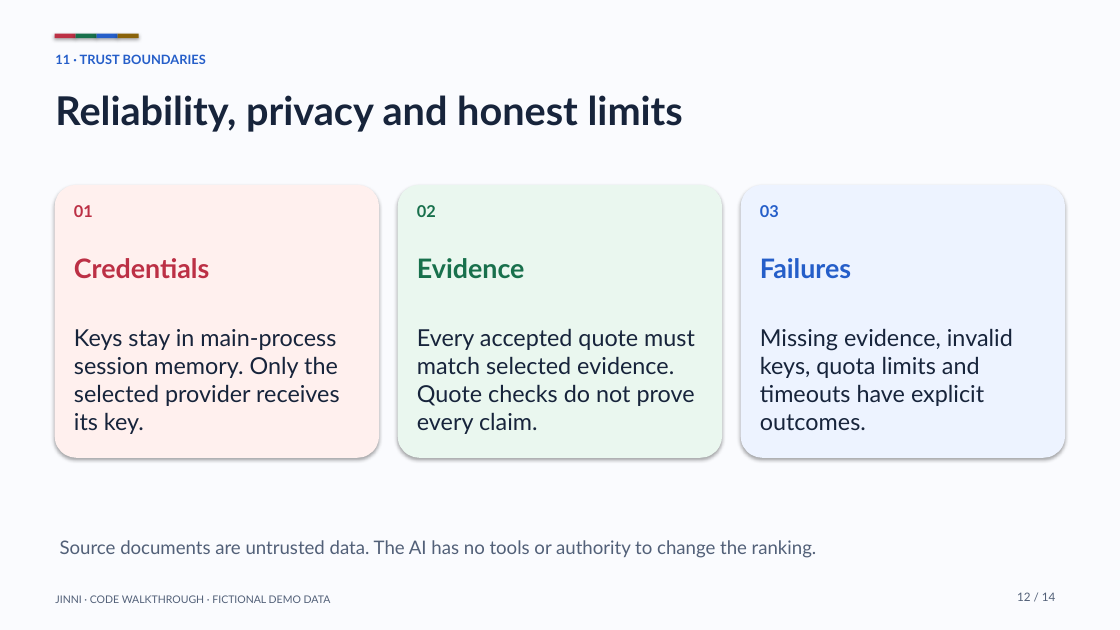
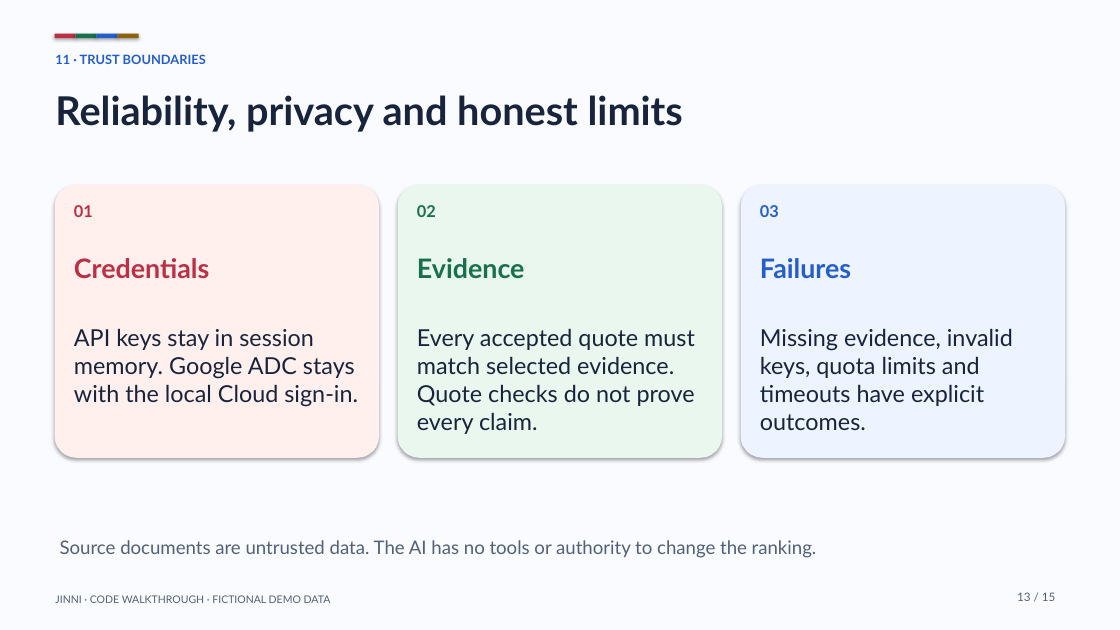
Before and after one commit to wahab-linux/my-jinni, a slide deck: slide 13 of docs/presentation/Jinni_Code_Walkthrough.pptx (slide 12 before the commit). Drawn at 1120x630 pixels with LibreOffice and Linux fonts; fonts in the diff are those of the drawing. Boxes give left, top, right and bottom in pixels: in the first picture for what was removed or moved away, otherwise in the second. Text is boxed around its words. In the diff, an @@ line names an element or a change of style, - is before the commit and + after.

Commit message:
Support Google Vertex AI with local ADC and guided desktop setup

```diff
--- a/docs/presentation/Jinni_Code_Walkthrough.pptx
+++ b/docs/presentation/Jinni_Code_Walkthrough.pptx
@@ text at (74,328,358,407): text changed @@
-Keys stay in main-process session memory. Only the selected provider receives its key.
+API keys stay in session memory. Google ADC stays with the local Cloud sign-in.
@@ text at (1017,592,1056,601): text changed @@
-12 / 14
+13 / 15
```
Also in this commit, not shown: 13 other slides changed, 1 slide added, 38 other files.
